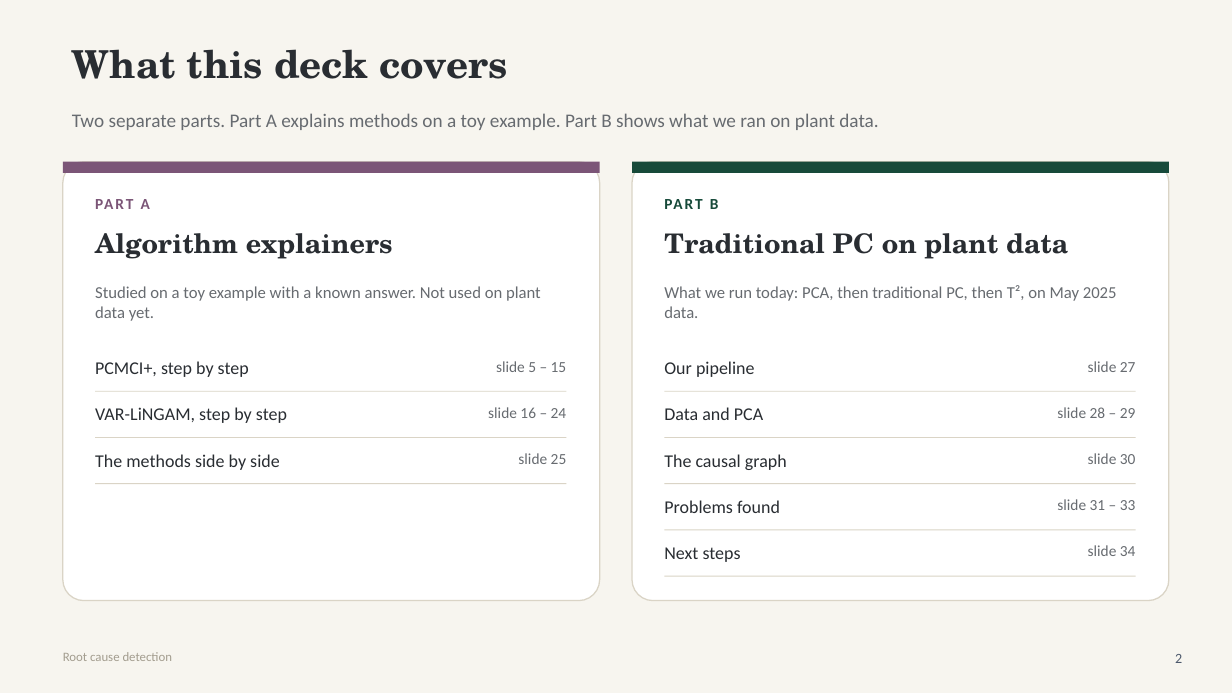
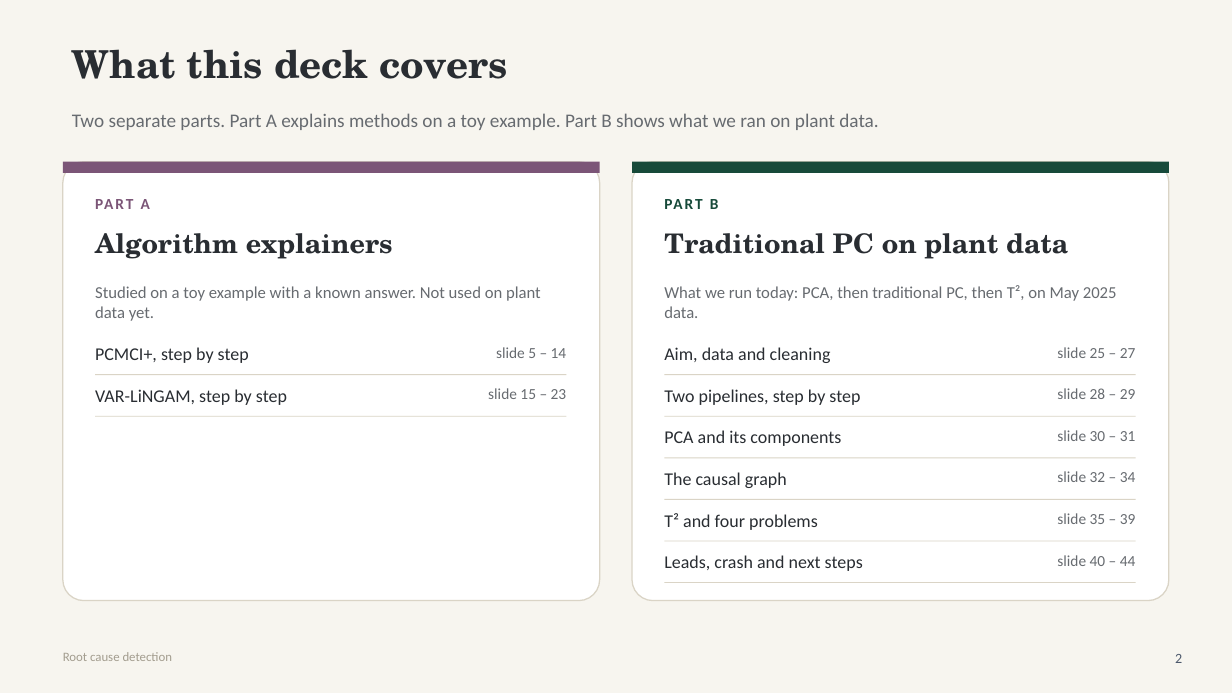
Before and after one commit to H-N-Chavda/Root-Cause-Detection, a slide deck: slide 2 of presentations/week9/rcd_combined_deck.pptx. Drawn at 1232x693 pixels with LibreOffice and Linux fonts; fonts in the diff are those of the drawing. Boxes give left, top, right and bottom in pixels: in the first picture for what was removed or moved away, otherwise in the second. Text is boxed around its words. In the diff, an @@ line names an element or a change of style, - is before the commit and + after.

```diff
--- a/presentations/week9/rcd_combined_deck.pptx
+++ b/presentations/week9/rcd_combined_deck.pptx
@@ text at [496, 347, 567, 358]: text changed @@
-slide 5 – 15
+slide 5 – 14
@@ text at [664, 347, 831, 363]: text changed @@
-Data and PCA
+Aim, data and cleaning
@@ text at [1057, 347, 1136, 358]: text changed @@
-slide 27
+slide 25 – 27
@@ text at [488, 388, 567, 399]: text changed @@
-slide 16 – 24
+slide 15 – 23
@@ text removed at [664, 361, 755, 377] @@
-Our pipeline
@@ text added at [664, 389, 860, 405], 14 pt, text #292D32 @@
+Two pipelines, step by step
@@ 2 rectangles, 1 text: place and size @@
-2 rectangles, 1 text at [95, 361, 1136, 392]
+2 rectangles, 1 text at [95, 347, 1136, 375]
@@ 2 texts, 1 rectangle: place and size @@
-2 texts, 1 rectangle at [95, 407, 1136, 438]
+2 texts, 1 rectangle at [95, 388, 1136, 417]
@@ rectangle: place and size @@
-rectangle at [95, 483, 567, 484]
+rectangle at [665, 416, 1136, 417]
@@ text added at [664, 430, 841, 446], 14 pt, text #292D32 @@
+PCA and its components
@@ text at [1057, 430, 1136, 441]: text changed @@
-slide 30
+slide 30 – 31
@@ text removed at [95, 454, 280, 470] @@
-The methods side by side
@@ text removed at [518, 453, 567, 464] @@
-slide 25
@@ text "The causal graph": place and size @@
-text "The causal graph" at [664, 454, 787, 470]
+text "The causal graph" at [664, 472, 787, 488]
@@ rectangle: place and size @@
-rectangle at [665, 437, 1136, 438]
+rectangle at [665, 457, 1136, 458]
@@ text at [1057, 471, 1136, 482]: text changed @@
-slide 34
+slide 32 – 34
@@ rectangle: place and size @@
-rectangle at [665, 483, 1136, 484]
+rectangle at [665, 499, 1136, 500]
@@ text at [664, 513, 818, 530]: text changed @@
-Problems found
+T² and four problems
@@ text at [1057, 513, 1136, 524]: text changed @@
-slide 31 – 33
+slide 35 – 39
@@ text at [664, 555, 863, 571]: text changed @@
-Next steps
+Leads, crash and next steps
@@ rectangle: place and size @@
-rectangle at [665, 530, 1136, 531]
+rectangle at [665, 541, 1136, 542]
@@ text added at [1057, 555, 1136, 566], 12 pt, text #676B70 @@
+slide 40 – 44
@@ rectangle: place and size @@
-rectangle at [665, 576, 1136, 577]
+rectangle at [665, 582, 1136, 583]
```
Also in this commit, not shown: 5 other slides changed, 15 slides added, 5 slides removed, 1 other file.
